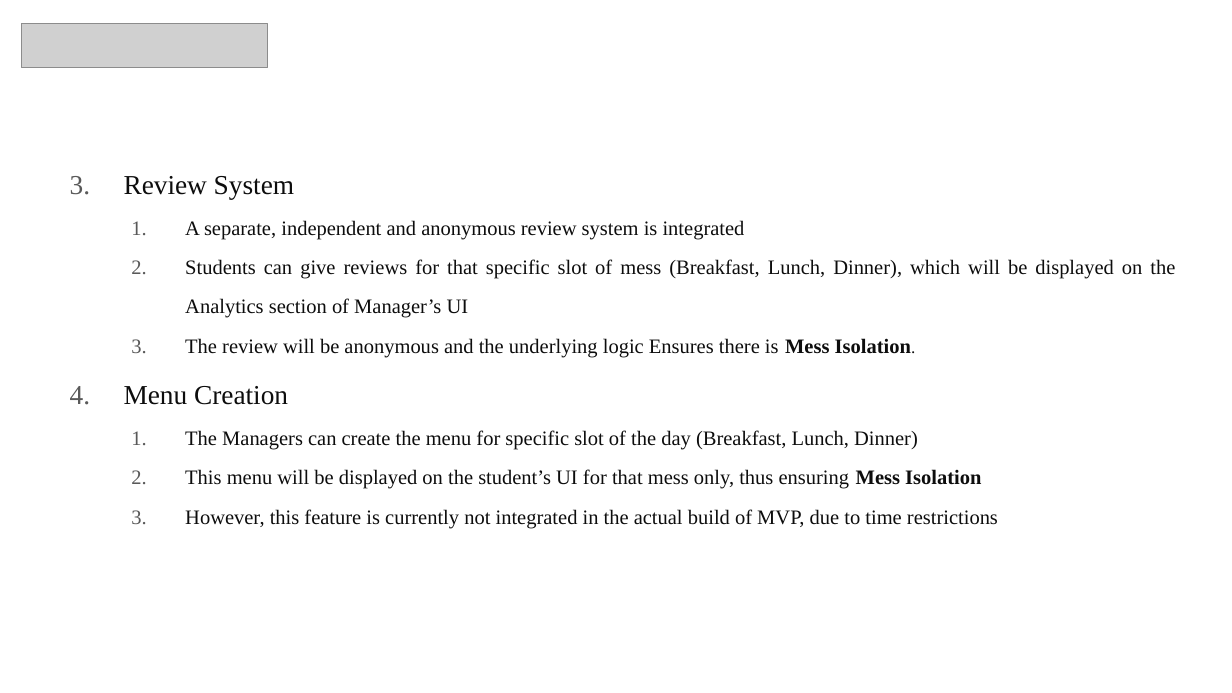
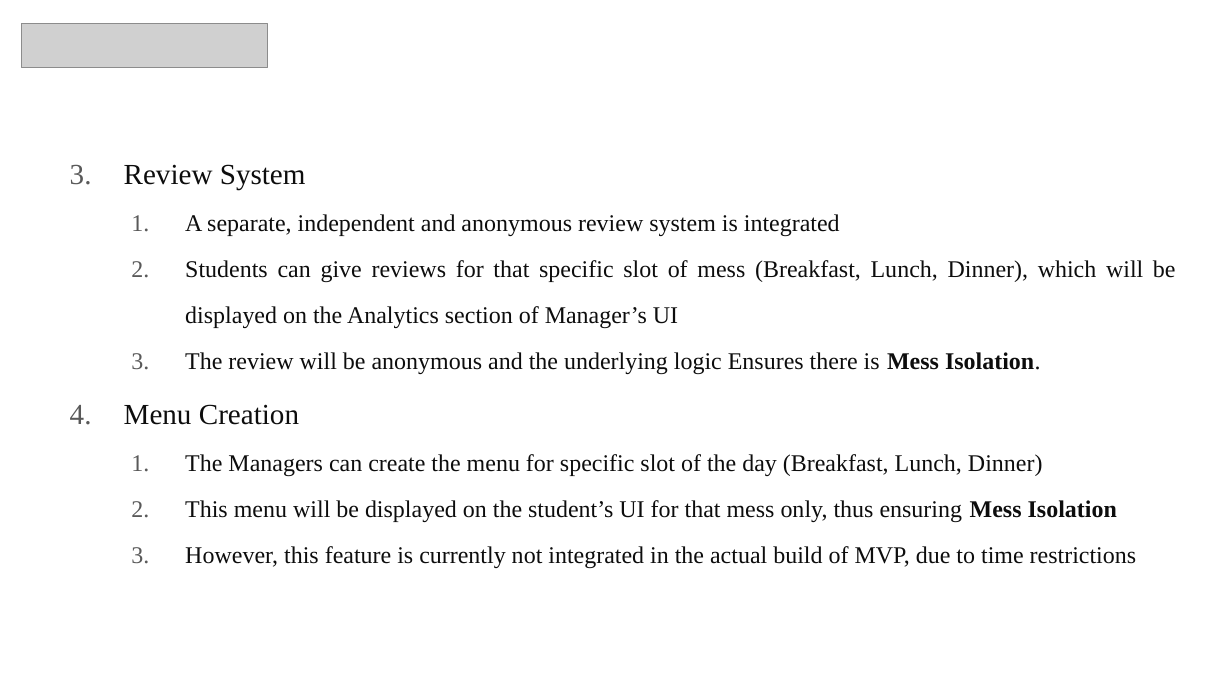
Before and after one commit to InfinityxR9/SmartMess, a slide deck: slide 9 of presentation.pptx (slide 6 before the commit). Drawn at 1232x693 pixels with LibreOffice and Linux fonts; fonts in the diff are those of the drawing; grey boxes stand for pictures. Boxes give left, top, right and bottom in pixels: in the first picture for what was removed or moved away, otherwise in the second. Text is boxed around its words. In the diff, an @@ line names an element or a change of style, - is before the commit and + after.

```diff
--- a/presentation.pptx
+++ b/presentation.pptx
@@ text "Review System": place and size @@
-text "Review System" at [124, 176, 1175, 529]
+text "Review System" at [124, 164, 1176, 568]
@@ text "Review System" at [124, 164, 1176, 568]: size 16 to 17 pt in "Review System", "Menu Creation"; size 12 to 14 pt; size 10 to 14 pt in "Isolation." @@
```
Also in this commit, not shown: 7 other slides changed, 3 slides added, 1 slide removed, 22 other files.
